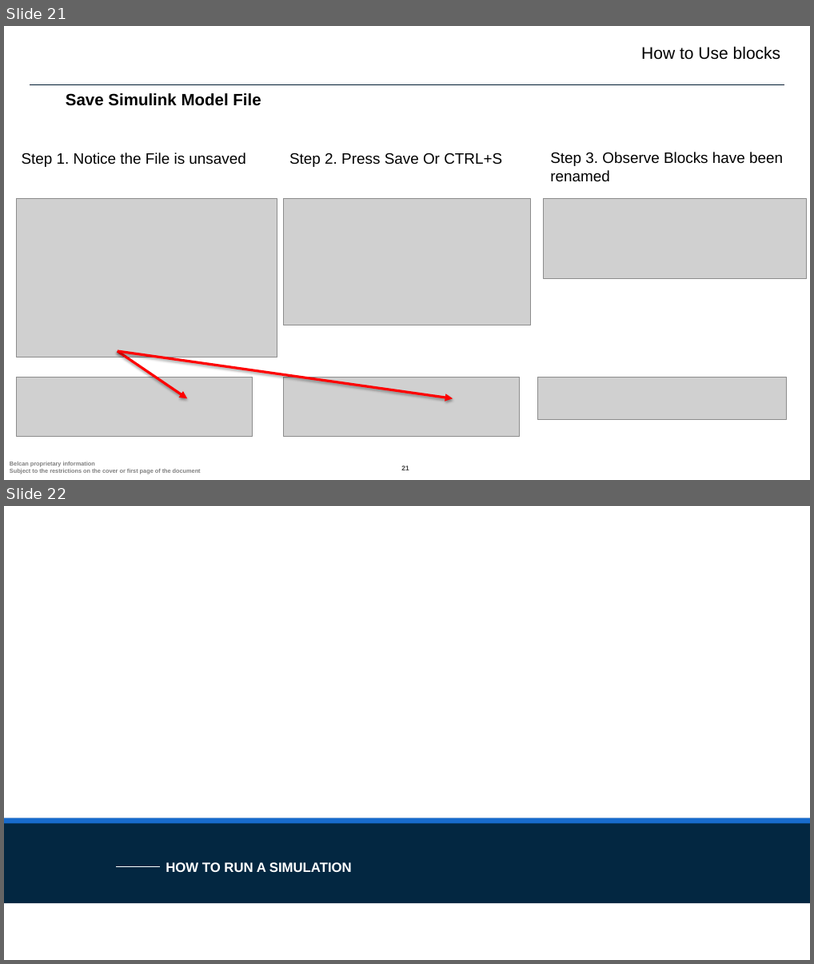
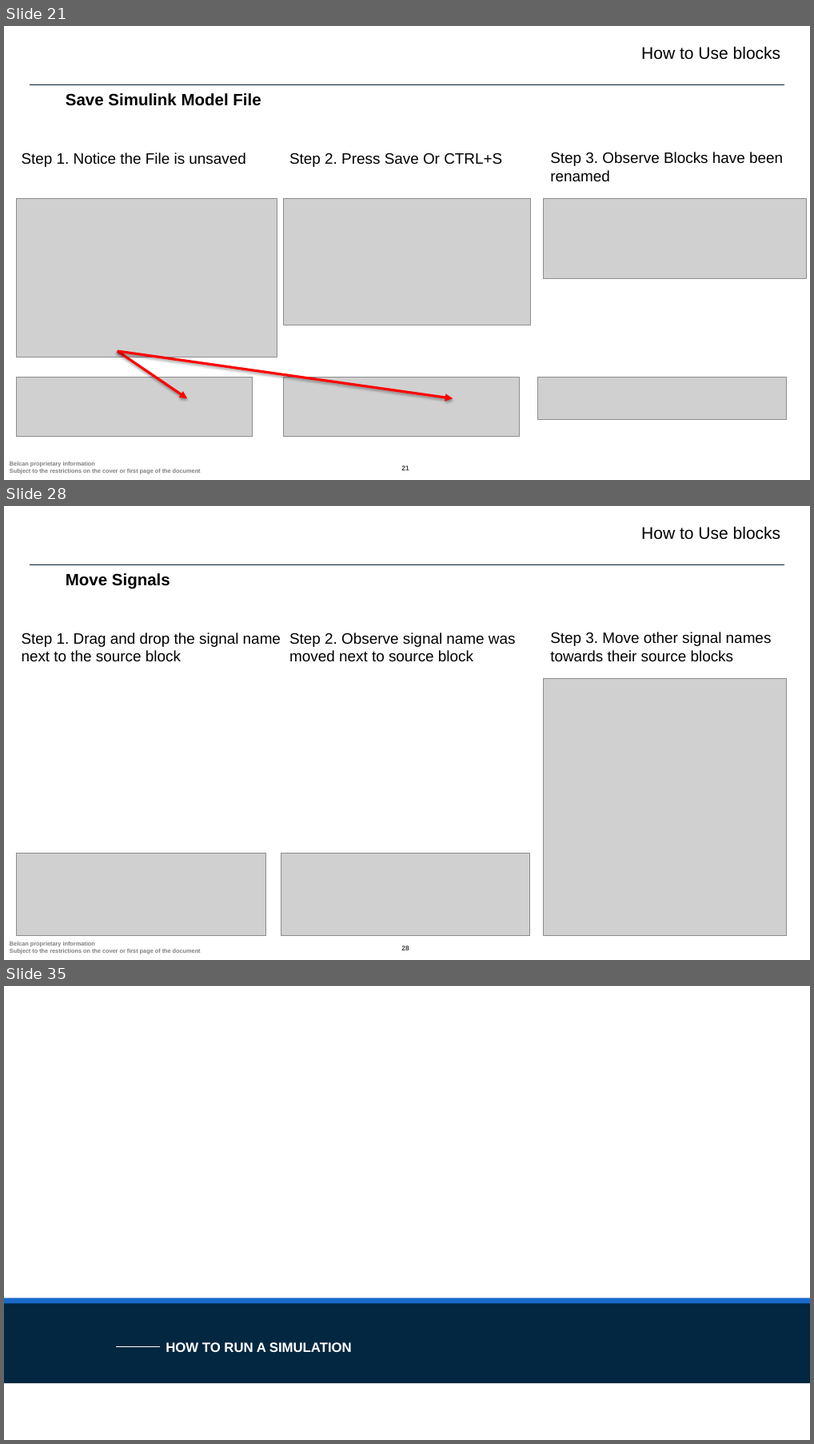
Before and after one commit to ntylerbelcan/aviation-controls-simulink-training-Belcan, a slide deck: ch01/Chapter 1 - Belcan.pptx. Shown one above the other, each under a label of ours: slides 21 and 22 before the commit, slides 21, 28 and 35 after it; the slides between them are not shown. The pictures are 814x964 and 814x1444 pixels, drawn with LibreOffice and Linux fonts; fonts in the diff are those of the drawing; grey boxes stand for pictures; background and template pictures are left out. Boxes give left, top, right and bottom in pixels: in the first picture for what was removed or moved away, otherwise in the second. Text is boxed around its words. In the diff, an @@ line names an element or a change of style, - is before the commit and + after.

```diff
--- a/ch01/Chapter 1 - Belcan.pptx
+++ b/ch01/Chapter 1 - Belcan.pptx
@@ slide 28 added at [4, 506, 810, 960], background #FFFFFF; not listed: 3 template elements that a slide beside it also shows @@
@@ text added at [642, 526, 782, 540], 20 pt, text #000000 @@
+How to Use blocks
@@ text added at [66, 573, 170, 589], 19.5 pt, text #000000, bold @@
+Move Signals
@@ text added at [22, 632, 281, 662], 18 pt, text #000000 @@
+Step 1. Drag and drop the signal name next to the source block
@@ text added at [290, 632, 516, 662], 18 pt, text #000000 @@
+Step 2. Observe signal name was moved next to source block
@@ text added at [550, 632, 772, 662], 18 pt, text #000000 @@
+Step 3. Move other signal names towards their source blocks
@@ picture added at [544, 679, 787, 936] @@
@@ picture added at [17, 852, 266, 936] @@
@@ picture added at [282, 852, 531, 936] @@
@@ what was slide 22 is now slide 35 @@
```
Also in this commit, not shown: 1 slide changed, 15 other slides added, 10 other files.
